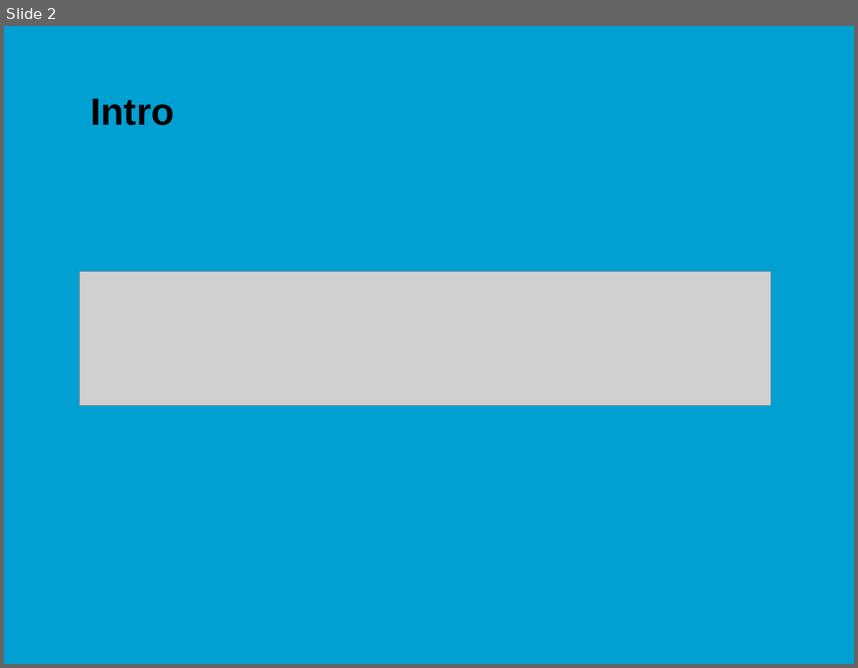
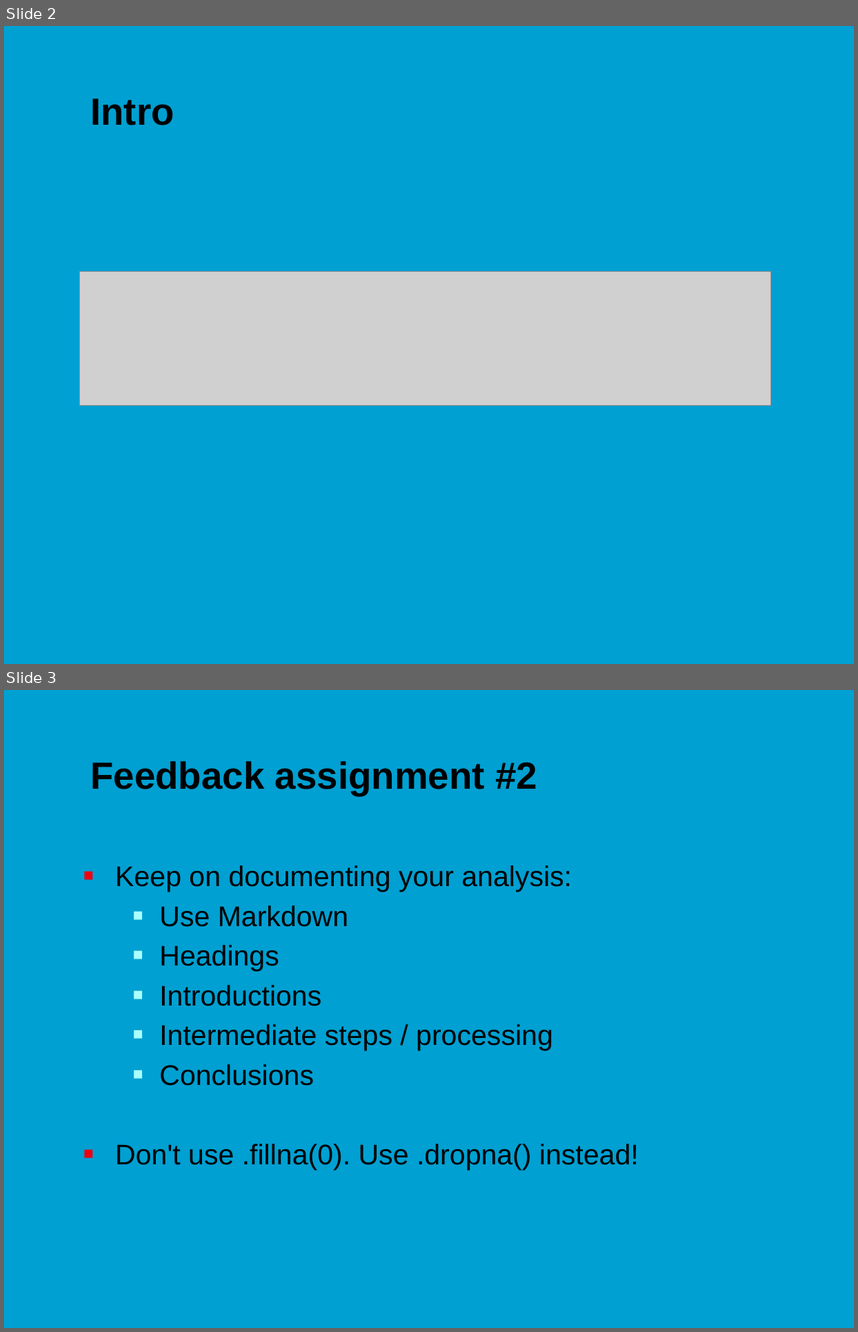
Before and after one commit to jonasmoons/data-driven-learning, a slide deck: slides/Week 4 - introduction to machine learning.pptx. Shown one above the other, each under a label of ours: slide 2 before the commit, slides 2 and 3 after it. The pictures are 858x668 and 858x1332 pixels, drawn with LibreOffice and Linux fonts; fonts in the diff are those of the drawing; grey boxes stand for pictures; background and template pictures are left out. Boxes give left, top, right and bottom in pixels: in the first picture for what was removed or moved away, otherwise in the second. Text is boxed around its words. In the diff, an @@ line names an element or a change of style, - is before the commit and + after.

Commit message:
updates

```diff
--- a/slides/Week 4 - introduction to machine learning.pptx
+++ b/slides/Week 4 - introduction to machine learning.pptx
@@ slide 3 added at (4,690,854,1328), background picture (left out) @@
@@ title added at (90,761,537,795), 32 pt, text #000000, bold @@
+Feedback assignment #2
@@ text added at (115,865,639,1170), 24 pt, text #000000 @@
+■ Keep on documenting your analysis:
+  ■ Use Markdown
+  ■ Headings
+  ■ Introductions
+  ■ Intermediate steps / processing
+  ■ Conclusions
+■ Don't use .fillna(0). Use .dropna() instead!
```
Also in this commit, not shown: 1 slide changed.
